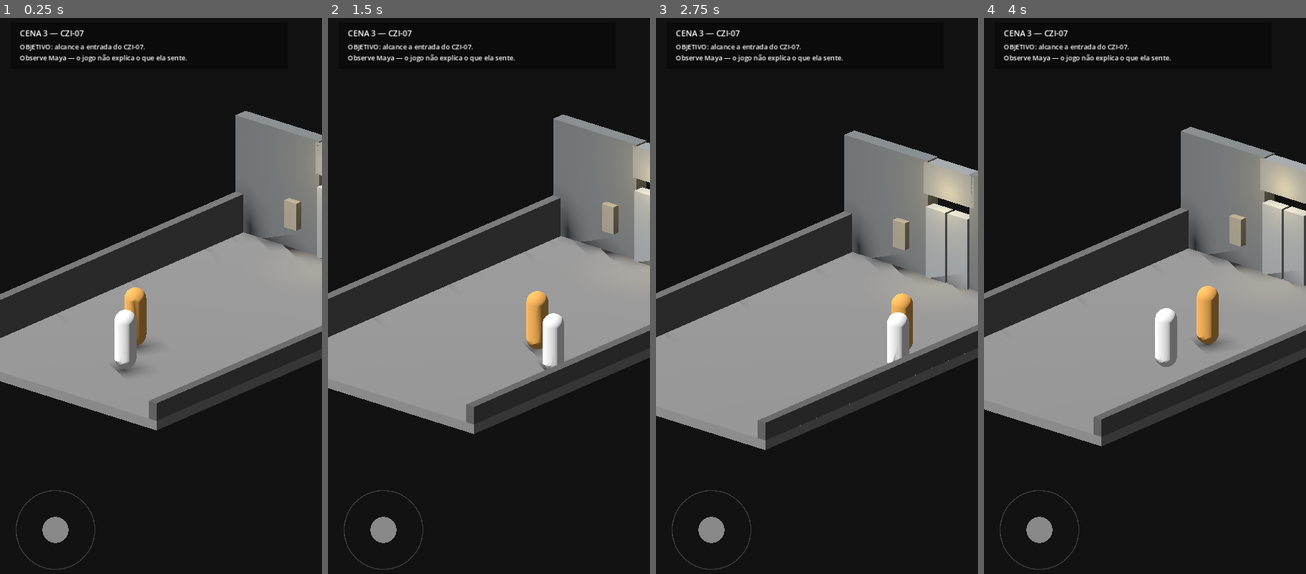
Above: before the commit, frames 1-4 (left to right).
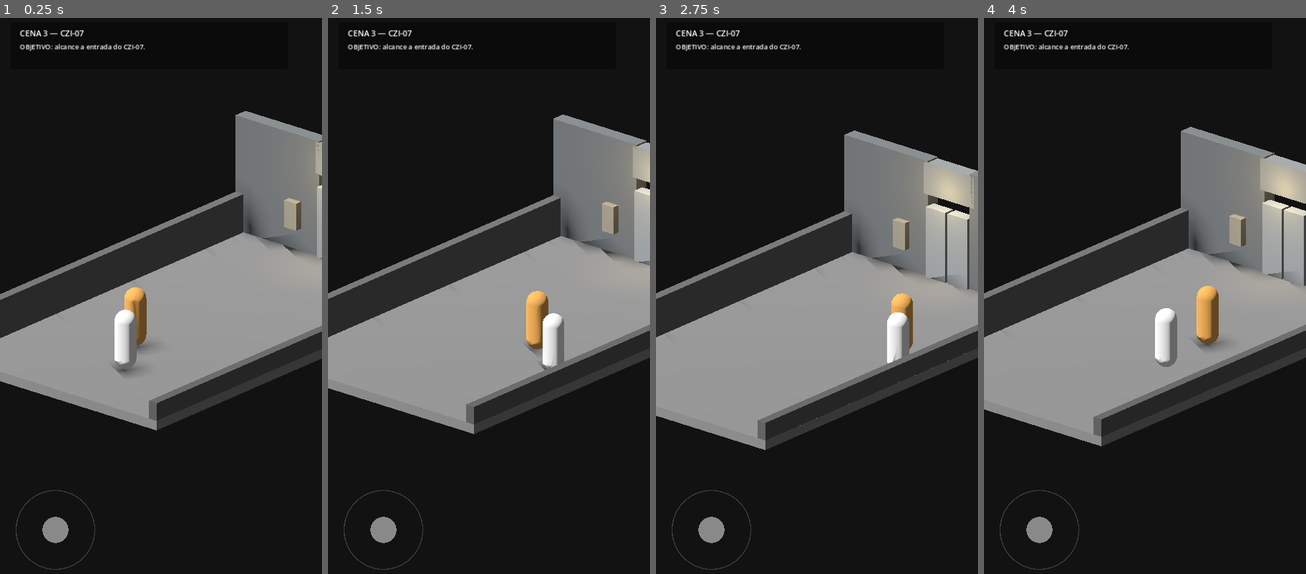
Above: after the commit, the same moments.

Repository: Surgaj/Protocol-Zero
Game: Godot game, scene res://scenes/vertical_slice/scene_03_czi_approach.tscn
Two runs of this game, one before a commit and one after it. Both use one fixed random seed, a clock stepped at 60 frames per second and the inputs below. This scene is started directly instead of the project's main scene.
Inputs (mouse positions are in pixels of both pictures, inside the frame that each line leads up to):
- Up to frame 1 (0.25 s): no input
- Up to frame 2 (1.5 s): tap Enter at 0.5 s; move the mouse to (559, 268) at 0.52 s; hold D (move_right) 0.53-1.25 s; click (559, 268) at 0.67 s; drag from (424, 329) to (472, 412) at 1.27 s
- Up to frame 3 (2.75 s): move the mouse to (849, 173) at 2.02 s; hold D (move_right) from 2.03 s (still down)
- Up to frame 4 (4 s): release D (move_right) at 2.75 s; drag from (1128, 412) to (1048, 212) at 2.77 s; move the mouse to (1241, 384) at 3.52 s; hold A (move_left) from 3.53 s (still down)

The runs differ from the first frame. In frame 1, 0.3% of the frame differs, in the area x 6-58%, y 6-8%; in frame 2, 0.3%; in frame 3, 0.3%; in frame 4, 0.3%.

Commit message:
Connect CZI approach to bunker wake scene

Diff:
--- a/godot/scripts/vertical_slice/scene_03_czi_approach.gd
+++ b/godot/scripts/vertical_slice/scene_03_czi_approach.gd
@@ -20,6 +20,7 @@
 	player.call("set_movement_camera", gameplay_camera)
 	maya.call("configure", player, Vector3(-0.9, 0.90, -5.0), Vector3(-1.65, 0.90, -5.15))
 	_build_ui()
+	_build_entry_trigger()
 
 func _make_material(color: Color) -> StandardMaterial3D:
 	var material := StandardMaterial3D.new()
@@ -154,7 +155,7 @@
 	panel.add_child(objective_label)
 	status_label = Label.new()
 	status_label.position = Vector2(20, 44)
-	status_label.text = "OBJETIVO: alcance a entrada do CZI-07.\nObserve Maya — o jogo não explica o que ela sente."
+	status_label.text = "OBJETIVO: alcance a entrada do CZI-07."
 	status_label.add_theme_font_size_override("font_size", 15)
 	panel.add_child(status_label)
 	virtual_stick = Control.new()
@@ -167,3 +168,23 @@
 	virtual_stick.offset_right = 218.0
 	virtual_stick.offset_bottom = -30.0
 	layer.add_child(virtual_stick)
+
+func _build_entry_trigger() -> void:
+	# A porta ainda é greybox fechada visualmente; alcançar o limiar carrega o interior.
+	# Maya fica fora: só Elias pode disparar a troca de cena.
+	var area := Area3D.new()
+	area.name = "CZIEntryTrigger"
+	area.position = Vector3(0, 1.0, -5.30)
+	add_child(area)
+
+	var collision := CollisionShape3D.new()
+	var shape := BoxShape3D.new()
+	shape.size = Vector3(1.10, 2.2, 0.70)
+	collision.shape = shape
+	area.add_child(collision)
+	area.body_entered.connect(_on_czi_entry_reached)
+
+func _on_czi_entry_reached(body: Node3D) -> void:
+	if body.name != "Elias_GreyCapsule":
+		return
+	get_tree().change_scene_to_file("res://scenes/vertical_slice/scene_04_bunker_wakes.tscn")
